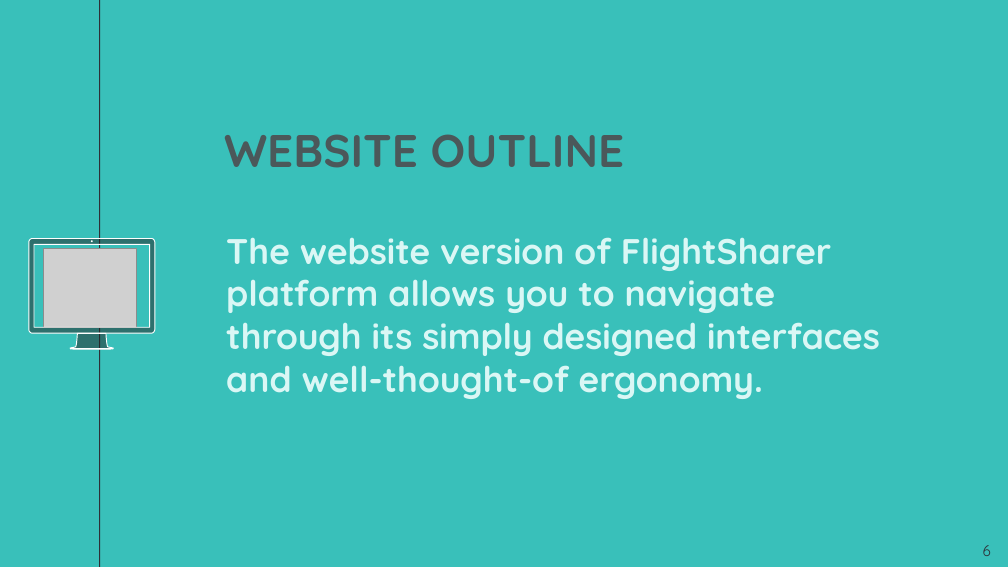
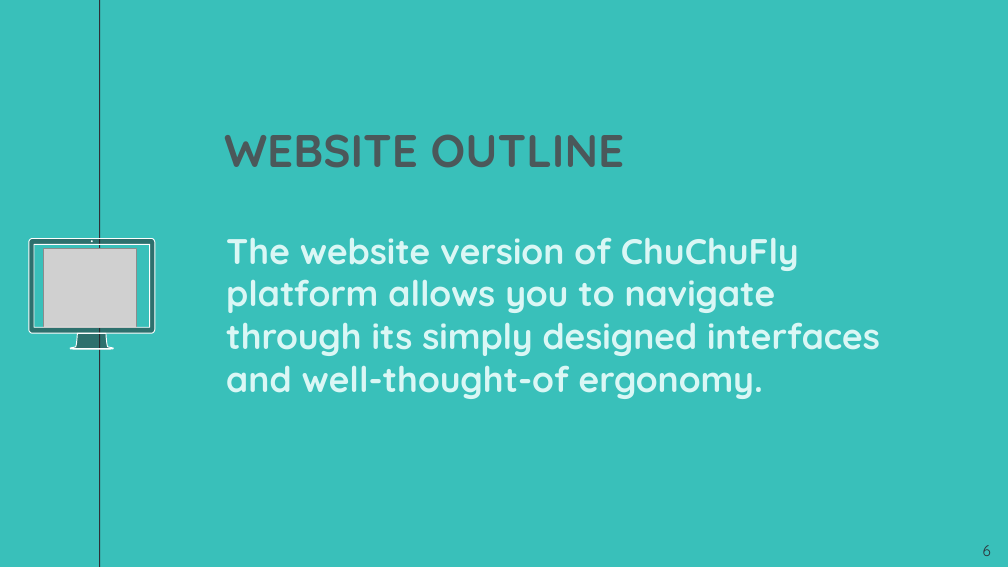
Before and after one commit to andressito/ProjetGLA2019, a slide deck: slide 6 of Projet/Rapport/TD4_GL_G1.odp. Drawn at 1008x567 pixels with LibreOffice and Linux fonts; fonts in the diff are those of the drawing; grey boxes stand for pictures. Boxes give left, top, right and bottom in pixels: in the first picture for what was removed or moved away, otherwise in the second. Text is boxed around its words. In the diff, an @@ line names an element or a change of style, - is before the commit and + after.

```diff
--- a/Projet/Rapport/TD4_GL_G1.odp
+++ b/Projet/Rapport/TD4_GL_G1.odp
@@ text at (226, 237, 880, 399): text changed @@
-The website version of FlightSharer platform allows you to navigate through its simply designed interfaces and well-thought-of ergonomy.
+The website version of ChuChuFly platform allows you to navigate through its simply designed interfaces and well-thought-of ergonomy.
```
Also in this commit, not shown: 2 other slides changed, 27 slides added, 1 slide removed, 1 other file.
